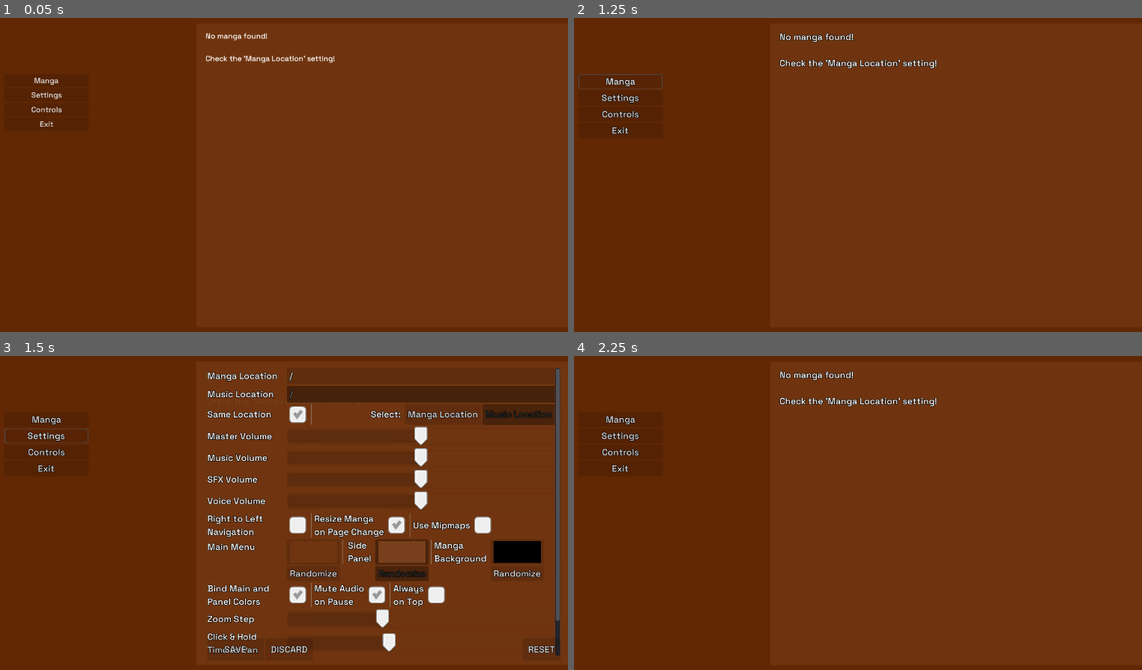
Above: before the commit, frames 1-4 (two rows, left to right).
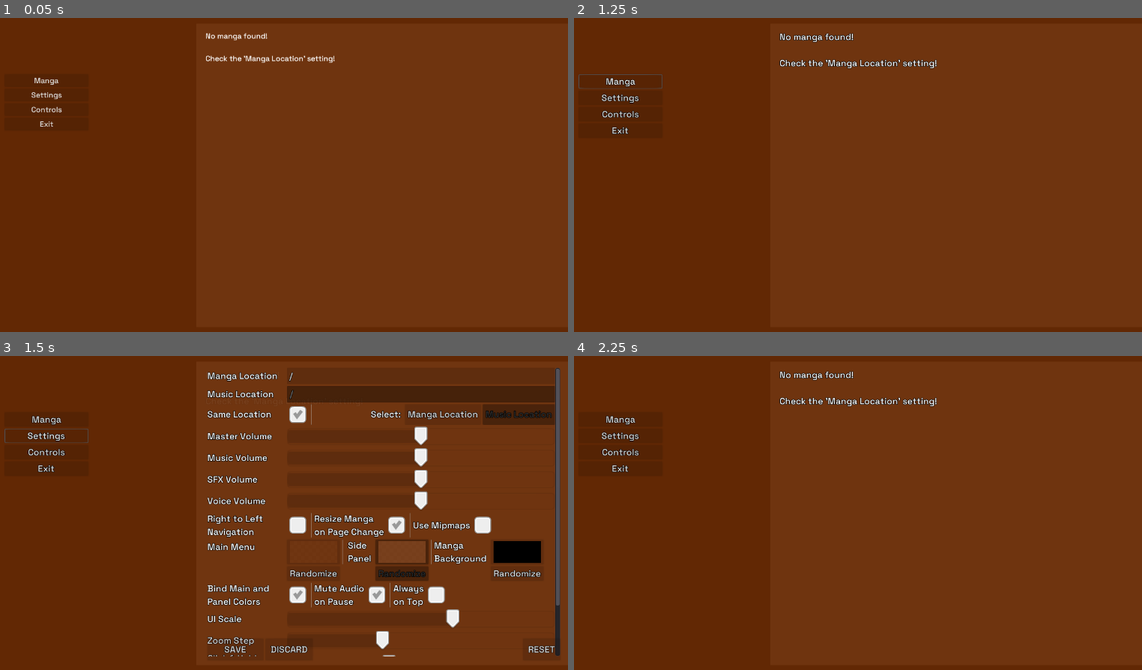
Above: after the commit, the same moments.

Repository: MrPoblin/Sound-Manga-Reader-Godot
Game: Godot game, scene res://Scenes/UI/Main.tscn
Two runs of this game, one before a commit and one after it. Both use one fixed random seed, a clock stepped at 60 frames per second and the inputs below. The engine's default icon, where the game draws it, is replaced by a stand-in: a white triangle on a blue panel in a dark square.
Inputs:
- Up to frame 1 (0.05 s): no input
- Up to frame 2 (1.25 s): click "Manga" at 0.5 s
- Up to frame 3 (1.5 s): click "Settings" at 1.25 s
- Up to frame 4 (2.25 s): click "SAVE" at 2 s

Frames 1-2 are identical in both runs. In frame 3, 0.9% of the frame differs, in the area x 36-99%, y 79-96%; in frame 4, nothing differs.

Commit message:
UI Scale setting

Diff:
--- a/Scenes/UI/Main.tscn
+++ b/Scenes/UI/Main.tscn
@@ -13,4 +13,4 @@
 
 [node name="Menu" parent="." instance=ExtResource( 1 )]
 
-[connection signal="resized" from="." to="." method="_on_Main_resized" binds= [ true ]]
+[connection signal="resized" from="." to="." method="_on_Main_resized"]
--- a/Scenes/UI/Settings.tscn
+++ b/Scenes/UI/Settings.tscn
@@ -20,28 +20,30 @@
 anchor_right = 1.0
 anchor_bottom = 0.99
 
+[node name="SelectLocation" type="FileDialog" parent="set"]
+anchor_left = 0.03
+anchor_top = 0.08
+anchor_right = 0.22
+anchor_bottom = 0.92
+rect_min_size = Vector2( 40, 20 )
+window_title = "Open a Directory"
+resizable = true
+mode = 2
+access = 2
+script = ExtResource( 4 )
+
 [node name="SettingScroll" type="ScrollContainer" parent="set"]
 anchor_right = 0.98
 anchor_bottom = 0.98
 
 [node name="SettingGrid" type="GridContainer" parent="set/SettingScroll"]
 margin_right = 1216.77
-margin_bottom = 397.0
+margin_bottom = 417.0
 size_flags_horizontal = 3
 custom_constants/vseparation = 4
 custom_constants/hseparation = 20
 columns = 2
 script = ExtResource( 2 )
-
-[node name="SelectLocation" type="FileDialog" parent="set/SettingScroll/SettingGrid"]
-margin_right = 1085.0
-margin_bottom = 270.0
-rect_min_size = Vector2( 320, 270 )
-window_title = "Open a Directory"
-resizable = true
-mode = 2
-access = 2
-script = ExtResource( 4 )
 
 [node name="l_storage_manga" type="Label" parent="set/SettingScroll/SettingGrid"]
 margin_top = 5.0
@@ -403,17 +405,34 @@
 margin_bottom = 31.0
 mouse_default_cursor_shape = 2
 
+[node name="l_ui_scale" type="Label" parent="set/SettingScroll/SettingGrid"]
+margin_top = 294.0
+margin_right = 99.0
+margin_bottom = 308.0
+text = "UI Scale"
+
+[node name="s_ui_scale" type="HSlider" parent="set/SettingScroll/SettingGrid"]
+margin_left = 119.0
+margin_top = 293.0
+margin_right = 1216.0
+margin_bottom = 309.0
+mouse_default_cursor_shape = 10
+size_flags_vertical = 1
+max_value = 80.0
+value = 50.0
+
 [node name="l_zoom" type="Label" parent="set/SettingScroll/SettingGrid"]
-margin_top = 294.0
-margin_right = 99.0
-margin_bottom = 308.0
+margin_top = 314.0
+margin_right = 99.0
+margin_bottom = 328.0
 text = "Zoom Step"
 
 [node name="s_zoom" type="HSlider" parent="set/SettingScroll/SettingGrid"]
 margin_left = 119.0
-margin_top = 293.0
-margin_right = 1216.0
-margin_bottom = 309.0
+margin_top = 313.0
+margin_right = 1216.0
+margin_bottom = 329.0
+mouse_default_cursor_shape = 10
 size_flags_vertical = 1
 min_value = 1.0
 max_value = 2.0
@@ -421,17 +440,18 @@
 value = 1.0
 
 [node name="l_long_click" type="Label" parent="set/SettingScroll/SettingGrid"]
-margin_top = 313.0
-margin_right = 99.0
-margin_bottom = 344.0
+margin_top = 333.0
+margin_right = 99.0
+margin_bottom = 364.0
 text = "Click & Hold
 Time to Pan"
 
 [node name="s_long_click" type="HSlider" parent="set/SettingScroll/SettingGrid"]
 margin_left = 119.0
-margin_top = 313.0
-margin_right = 1216.0
-margin_bottom = 344.0
+margin_top = 333.0
+margin_right = 1216.0
+margin_bottom = 364.0
+mouse_default_cursor_shape = 10
 size_flags_vertical = 1
 min_value = 0.02
 max_value = 0.5
@@ -439,24 +459,24 @@
 value = 0.02
 
 [node name="l_scheme" type="Label" parent="set/SettingScroll/SettingGrid"]
-margin_top = 348.0
-margin_right = 99.0
-margin_bottom = 379.0
+margin_top = 368.0
+margin_right = 99.0
+margin_bottom = 399.0
 text = "Mouse Control
 Scheme"
 
 [node name="op_scheme" type="OptionButton" parent="set/SettingScroll/SettingGrid"]
 margin_left = 119.0
-margin_top = 348.0
+margin_top = 368.0
 margin_right = 148.0
-margin_bottom = 379.0
+margin_bottom = 399.0
 size_flags_horizontal = 0
 script = ExtResource( 9 )
 
 [node name="space" type="Label" parent="set/SettingScroll/SettingGrid"]
-margin_top = 383.0
-margin_right = 99.0
-margin_bottom = 397.0
+margin_top = 403.0
+margin_right = 99.0
+margin_bottom = 417.0
 text = "    "
 
 [node name="SettEndGrid" type="GridContainer" parent="set"]
@@ -512,10 +532,10 @@
 popup_exclusive = true
 window_title = "Reset Settings?"
 
-[connection signal="dir_selected" from="set/SettingScroll/SettingGrid/SelectLocation" to="set/SettingScroll/SettingGrid/SelectLocation" method="_on_SelectLocation_dir_selected"]
+[connection signal="dir_selected" from="set/SelectLocation" to="set/SelectLocation" method="_on_SelectLocation_dir_selected"]
 [connection signal="toggled" from="set/SettingScroll/SettingGrid/LocationGrid/c_same" to="set/SettingScroll/SettingGrid" method="_on_c_same_toggled"]
-[connection signal="pressed" from="set/SettingScroll/SettingGrid/LocationGrid/man_but_sel" to="set/SettingScroll/SettingGrid/SelectLocation" method="_on_man_but_sel_pressed"]
-[connection signal="pressed" from="set/SettingScroll/SettingGrid/LocationGrid/mus_but_sel" to="set/SettingScroll/SettingGrid/SelectLocation" method="_on_mus_but_sel_pressed"]
+[connection signal="pressed" from="set/SettingScroll/SettingGrid/LocationGrid/man_but_sel" to="set/SelectLocation" method="_on_man_but_sel_pressed"]
+[connection signal="pressed" from="set/SettingScroll/SettingGrid/LocationGrid/mus_but_sel" to="set/SelectLocation" method="_on_mus_but_sel_pressed"]
 [connection signal="value_changed" from="set/SettingScroll/SettingGrid/s_master" to="set/SettingScroll/SettingGrid" method="_on_s_master_value_changed"]
 [connection signal="value_changed" from="set/SettingScroll/SettingGrid/s_music" to="set/SettingScroll/SettingGrid" method="_on_s_music_value_changed"]
 [connection signal="value_changed" from="set/SettingScroll/SettingGrid/s_sfx" to="set/SettingScroll/SettingGrid" method="_on_s_sfx_value_changed"]
@@ -524,6 +544,7 @@
 [connection signal="pressed" from="set/SettingScroll/SettingGrid/ColorGrid/b_ran_panel" to="set/SettingScroll/SettingGrid/ColorGrid" method="_on_b_ran_panel_pressed"]
 [connection signal="pressed" from="set/SettingScroll/SettingGrid/ColorGrid/b_ran_bg" to="set/SettingScroll/SettingGrid/ColorGrid" method="_on_b_ran_bg_pressed"]
 [connection signal="toggled" from="set/SettingScroll/SettingGrid/OtherGrid3/c_bind_col" to="set/SettingScroll/SettingGrid/ColorGrid" method="_on_c_bind_col_toggled"]
+[connection signal="value_changed" from="set/SettingScroll/SettingGrid/s_ui_scale" to="set/SettingScroll/SettingGrid" method="_on_s_ui_scale_value_changed"]
 [connection signal="pressed" from="set/SettEndGrid/SettingSave" to="set/SettingScroll/SettingGrid" method="_on_SettingSave_pressed"]
 [connection signal="pressed" from="set/SettEndGrid/SettingDiscard" to="set/SettEndGrid/SettingDiscard" method="_on_SettingDiscard_pressed"]
 [connection signal="confirmed" from="set/SettEndGrid/SettingDiscard/DiscardConf" to="set/SettEndGrid/SettingDiscard" method="_on_DiscardConf_confirmed"]
--- a/Scripts/Config.gd
+++ b/Scripts/Config.gd
@@ -18,6 +18,7 @@
 	config.set_value("controls", "mipmaps", false)
 	config.set_value("controls", "mouseScheme", 0)
 	config.set_value("controls", "onTop", false)
+	config.set_value("controls", "uiScale", 50)
 	config.set_value("color", "bind", true)
 	randomize()
 	var tempCol = Color(randf(),randf(),randf(), 1.05)*0.9
--- a/Scripts/UI/Main.gd
+++ b/Scripts/UI/Main.gd
@@ -42,17 +42,17 @@
 	$Menu.visible = false
 	$Reader.visible = true
 
-func _on_Main_resized(wait) -> void:
-	fontSet(wait)
+func _on_Main_resized() -> void:
+	setFont(0.2)
 
 var isPaused: bool = false
-func fontSet(wait: int = false) -> void:
+func setFont(wait: float, scale: int = Config.config.get_value("controls", "uiScale", 50)) -> void:
 	if (!isPaused):
 		isPaused = true
 		if(wait):
-			yield(get_tree().create_timer(0.2), "timeout")
+			yield(get_tree().create_timer(wait), "timeout")
 		isPaused = false
-		var newFont: int = int(sqrt(get_viewport_rect().size.y*get_viewport_rect().size.x)/50) #Choose the scale in settings?
+		var newFont: int = int(sqrt(get_viewport_rect().size.y*get_viewport_rect().size.x)/scale)
 		if(font.size != newFont):
 			font.size = newFont
 			font.outline_size = newFont/18
--- a/Scripts/UI/SettingGrid.gd
+++ b/Scripts/UI/SettingGrid.gd
@@ -26,6 +26,7 @@
 	$OtherGrid3/c_mute_on_pause.pressed = Config.config.get_value("controls", "mute_on_pause", true)
 	$op_scheme.select(Config.config.get_value("controls", "mouseScheme", 0))
 	$OtherGrid3/c_on_top.pressed = Config.config.get_value("controls", "onTop", false)
+	$s_ui_scale.value = Config.config.get_value("controls", "uiScale", 50)
 
 
 func _on_c_same_toggled(button_pressed):
@@ -75,6 +76,7 @@
 	Config.config.set_value("controls", "mipmaps", $OtherGrid/c_use_mipmaps.pressed)
 	Config.config.set_value("controls", "mouseScheme", $op_scheme.get_selected())
 	Config.config.set_value("controls", "onTop", $OtherGrid3/c_on_top.pressed)
+	Config.config.set_value("controls", "uiScale", 100 - $s_ui_scale.value)
 	Config.config.save("user://config.cfg")
 	update_values()
 	get_tree().reload_current_scene()
@@ -104,3 +106,7 @@
 			self.add_child_below_node(child, newSep)
 			num = 0
 		num += 1
+
+func _on_s_ui_scale_value_changed(value):
+	var MainNode = get_tree().get_root().get_node("Main")
+	MainNode.setFont(0.1, 100 - value)
Not shown: 14 places in default_theme.tres that only renumber resources
